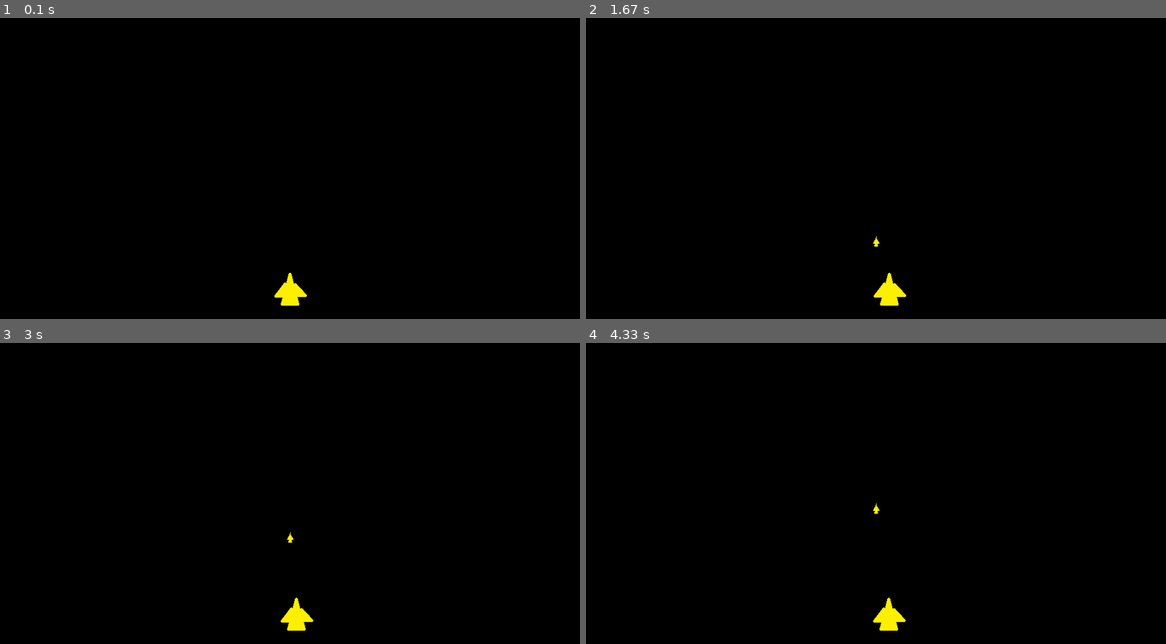
Above: before the commit, frames 1-4 (two rows, left to right).
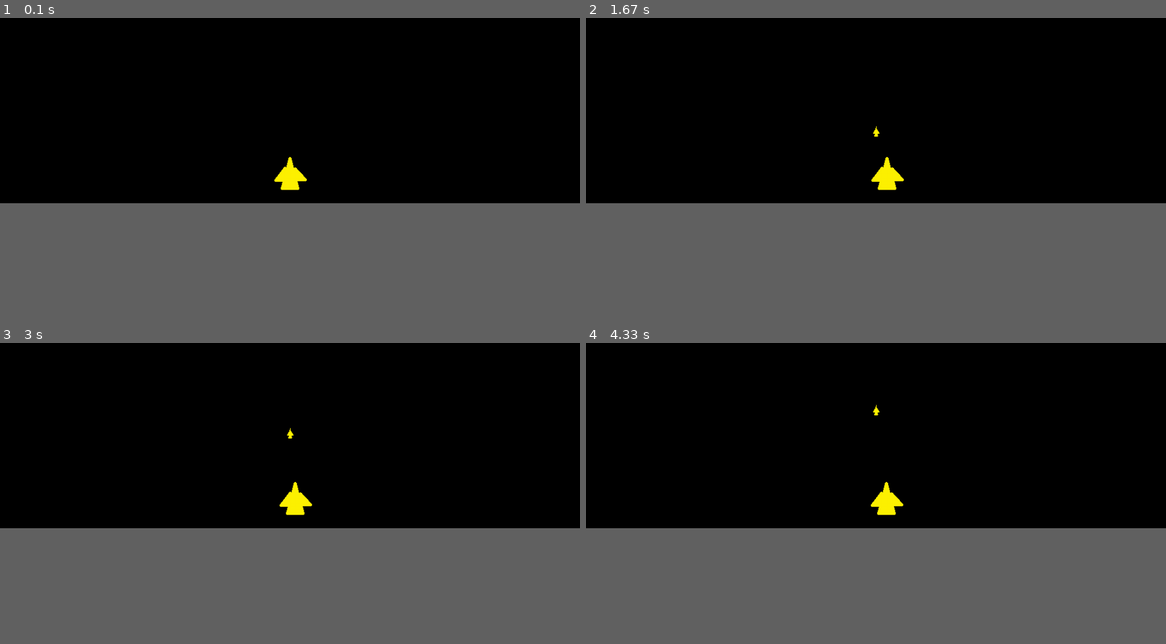
Above: after the commit, the same moments.

Repository: stonemuncher/pygame-game
Game: pygame game, started from main.py
Same seed, same stepped clock (60 frames per second), same inputs: the game is played once before the commit and once after it.
Inputs (mouse positions are in pixels of both pictures, inside the frame that each line leads up to):
- Up to frame 1 (0.1 s): no input
- Up to frame 2 (1.67 s): click (outside the picture) at 0.38 s; hold Right 0.67-1.13 s; hold Up 1.17-1.47 s; hold Right from 1.5 s (still down)
- Up to frame 3 (3 s): release Right at 1.97 s; hold Left 2-2.53 s; hold Down 2.57-2.87 s; hold Left from 2.9 s (still down)
- Up to frame 4 (4.33 s): release Left at 3.3 s; hold Up 3.33-3.7 s; hold Right from 3.73 s (still down)
In our replay, the window is 900x900 before the commit and 900x720 after it. These sizes can differ from the game's own. Grey fills any space a smaller window leaves; there, only what the larger window draws over its background counts as a difference.

The runs differ from the first frame. In frame 1, 0.6% of the frame differs, in the area x 47-53%, y 46-96%; in frame 2, 0.7%; in frame 3, 0.7%, in the area x 48-54%, y 28-96%; in frame 4, 0.7%.

Commit message:
Added bullets

Diff:
--- a/bullet.py
+++ b/bullet.py
@@ -13,7 +13,7 @@
         self.y = ship.y
 
         self.in_area = True
-        self.speed = area.width*area.height/1600000
+        self.speed = 0.5
         self.rect.update(self.x, self.y, self.width, self.height)
 
     def update(self):
--- a/main.py
+++ b/main.py
@@ -1,6 +1,6 @@
 from game import Game
 SCREEN_WIDTH = 1000
-SCREEN_HEIGHT = 1000
+SCREEN_HEIGHT = 800
 
 game = Game(SCREEN_WIDTH, SCREEN_HEIGHT)
 game.run()
--- a/ships.py
+++ b/ships.py
@@ -19,7 +19,6 @@
         self.y = y
         self.area = area
         self.rect.update(self.x, self.y, self.width, self.height)
-        self.speed = area.width*area.height/1600000
 
     def move(self, x_change, y_change):
         if self.area.left < self.x + x_change + self.width/2 < self.area.right:
@@ -44,13 +43,13 @@
 
     def update(self, pressed_keys):
         if pressed_keys[K_UP]:
-            self.move(0, -self.speed)
+            self.move(0, -0.5)
         if pressed_keys[K_DOWN]:
-            self.move(0, self.speed)
+            self.move(0, 0.5)
         if pressed_keys[K_LEFT]:
-            self.move(-self.speed, 0)
+            self.move(-0.5, 0)
         if pressed_keys[K_RIGHT]:
-            self.move(self.speed, 0)
+            self.move(0.5, 0)
 
     def get_bullet_no(self):
         return len(self.bullets)
